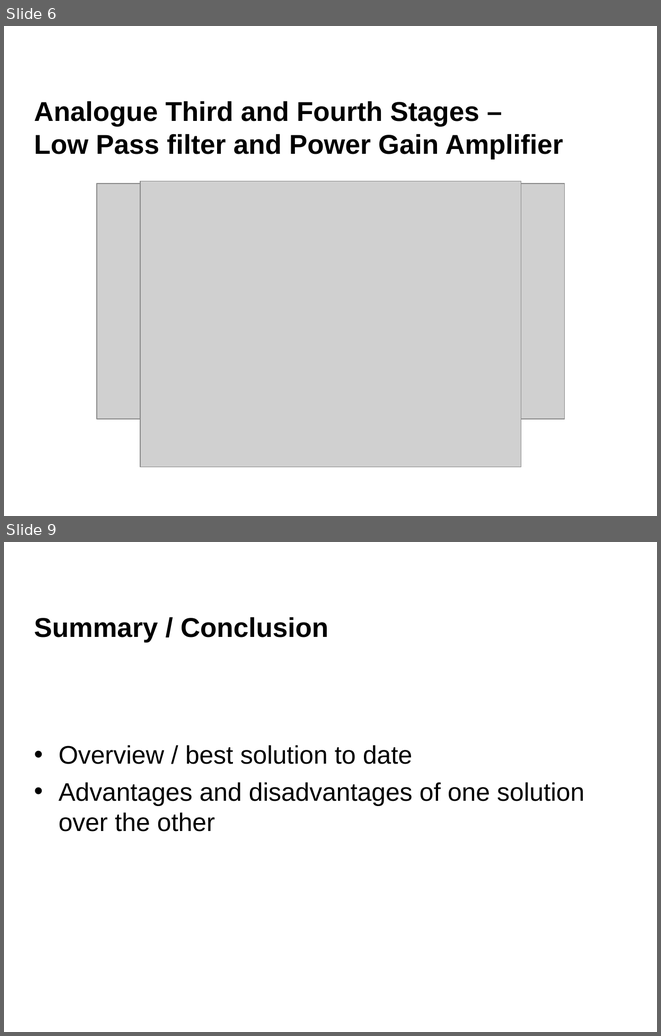
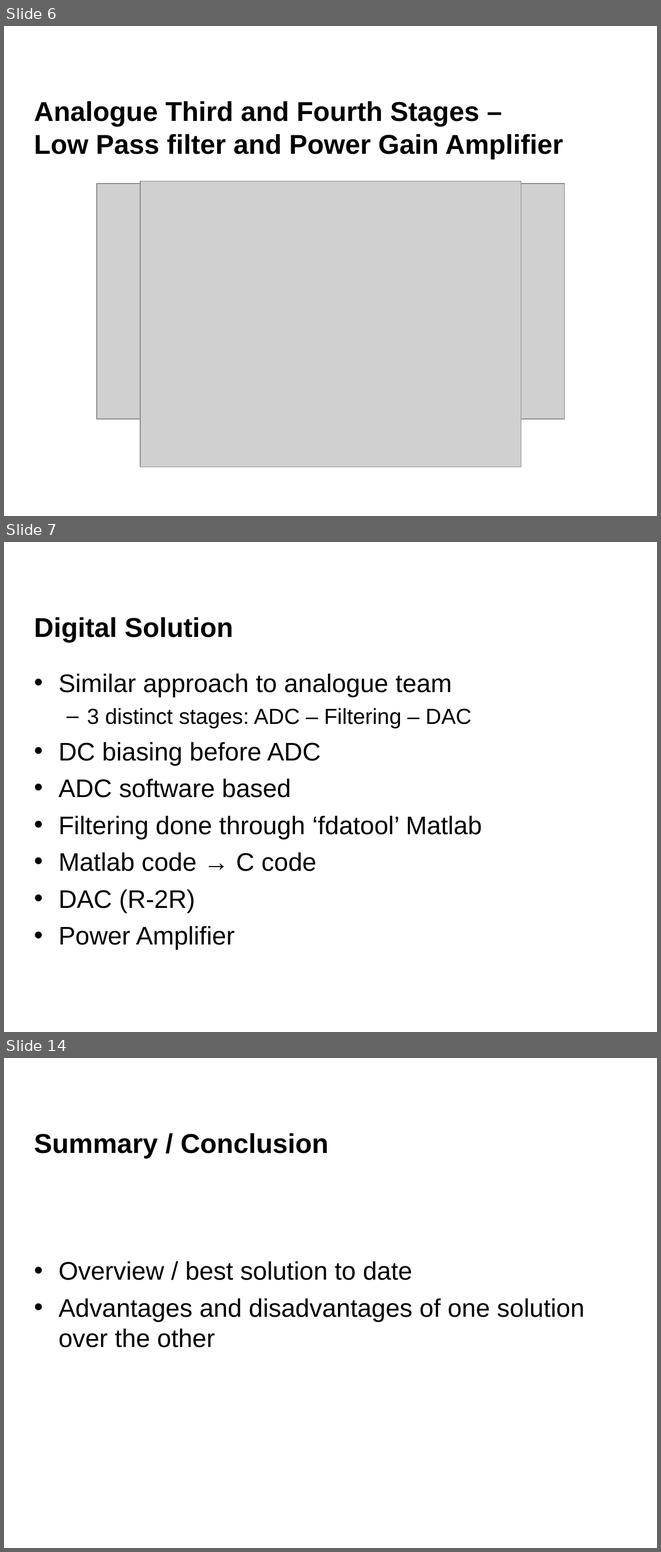
Before and after one commit to danielsaul/audio-descrambler-scenario, a slide deck: powerpoint /presentationfinal.ppt. Shown one above the other, each under a label of ours: slides 6 and 9 before the commit, slides 6, 7 and 14 after it; the slides between them are not shown. The pictures are 661x1036 and 661x1552 pixels, drawn with LibreOffice and Linux fonts; fonts in the diff are those of the drawing; grey boxes stand for pictures; background and template pictures are left out. Boxes give left, top, right and bottom in pixels: in the first picture for what was removed or moved away, otherwise in the second. Text is boxed around its words. In the diff, an @@ line names an element or a change of style, - is before the commit and + after.

```diff
--- a/powerpoint /presentationfinal.ppt
+++ b/powerpoint /presentationfinal.ppt
@@ slide 7 added at <box>4,542,657,1032</box>, background #FFFFFF @@
@@ title added at <box>34,617,233,642</box>, 30 pt, text #000000, bold @@
+Digital Solution
@@ text added at <box>59,673,482,949</box>, 28 pt, text #000000 @@
+• Similar approach to analogue team
+  – 3 distinct stages: ADC – Filtering – DAC
+• DC biasing before ADC
+• ADC software based
+• Filtering done through ‘fdatool’ Matlab
+• Matlab code → C code
+• DAC (R-2R)
+• Power Amplifier
@@ what was slide 9 is now slide 14 @@
```
Also in this commit, not shown: 1 slide changed, 5 other slides added, 1 slide removed, 3 other files.
